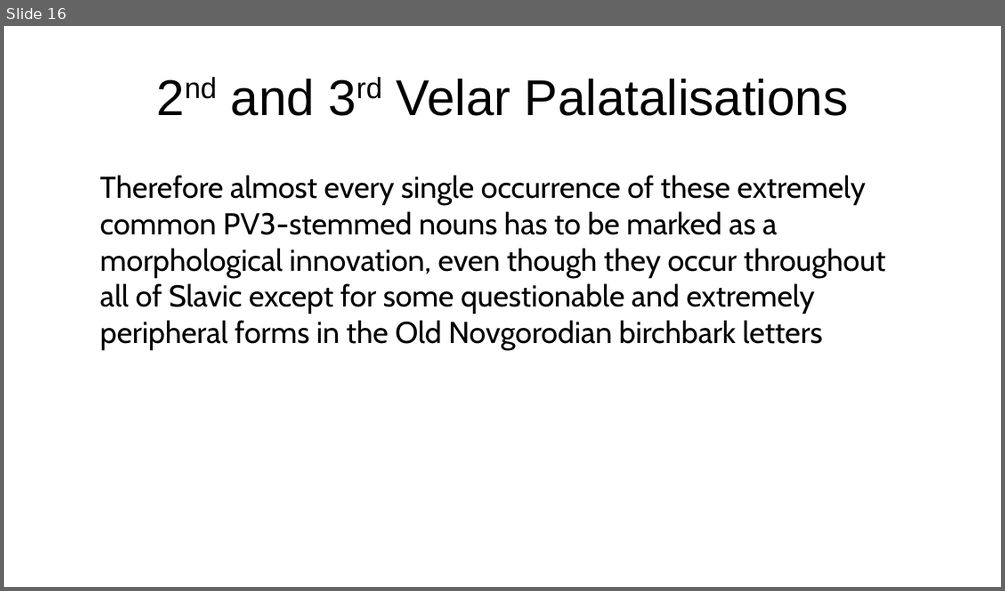
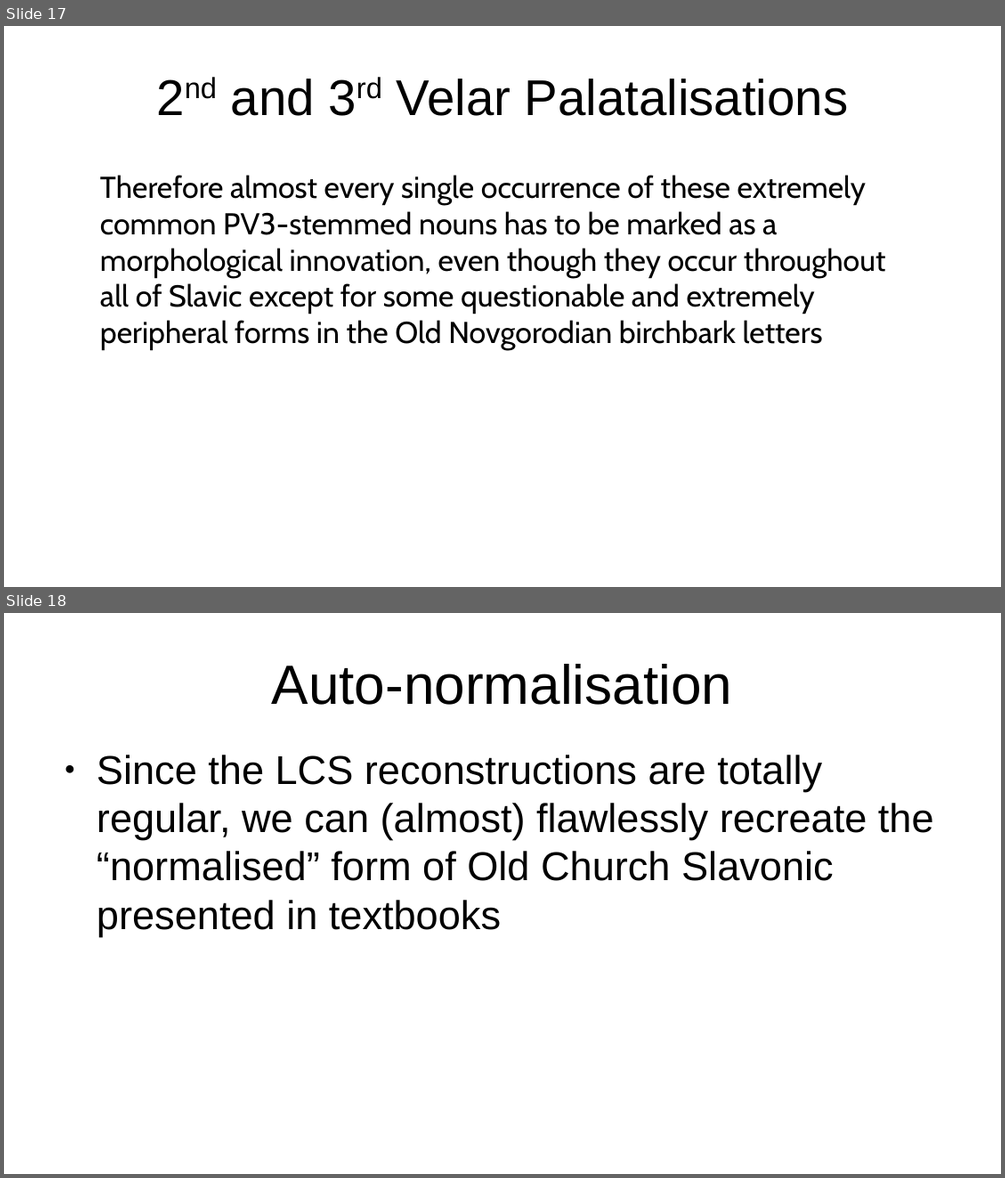
Before and after one commit to 12401453/torot_2023, a slide deck: presentation/thesis_workshop_slides.odp. Shown one above the other, each under a label of ours: slide 16 before the commit, slides 17 and 18 after it. The pictures are 1005x591 and 1005x1178 pixels, drawn with LibreOffice and Linux fonts; fonts in the diff are those of the drawing. Boxes give left, top, right and bottom in pixels: in the first picture for what was removed or moved away, otherwise in the second. Text is boxed around its words. In the diff, an @@ line names an element or a change of style, - is before the commit and + after.

```diff
--- a/presentation/thesis_workshop_slides.odp
+++ b/presentation/thesis_workshop_slides.odp
@@ slide 18 added at (x1=4, y1=613, x2=1001, y2=1174), background #FFFFFF @@
@@ title added at (x1=272, y1=664, x2=732, y2=705), 44 pt, text #000000 @@
+Auto-normalisation
@@ text added at (x1=97, y1=755, x2=934, y2=936), 32 pt, text #000000 @@
+● Since the LCS reconstructions are totally regular, we can (almost) flawlessly recreate the “normalised” form of Old Church Slavonic presented in textbooks
@@ what was slide 16 is now slide 17 @@
```
Also in this commit, not shown: 2 slides changed, 1 other slide added.
